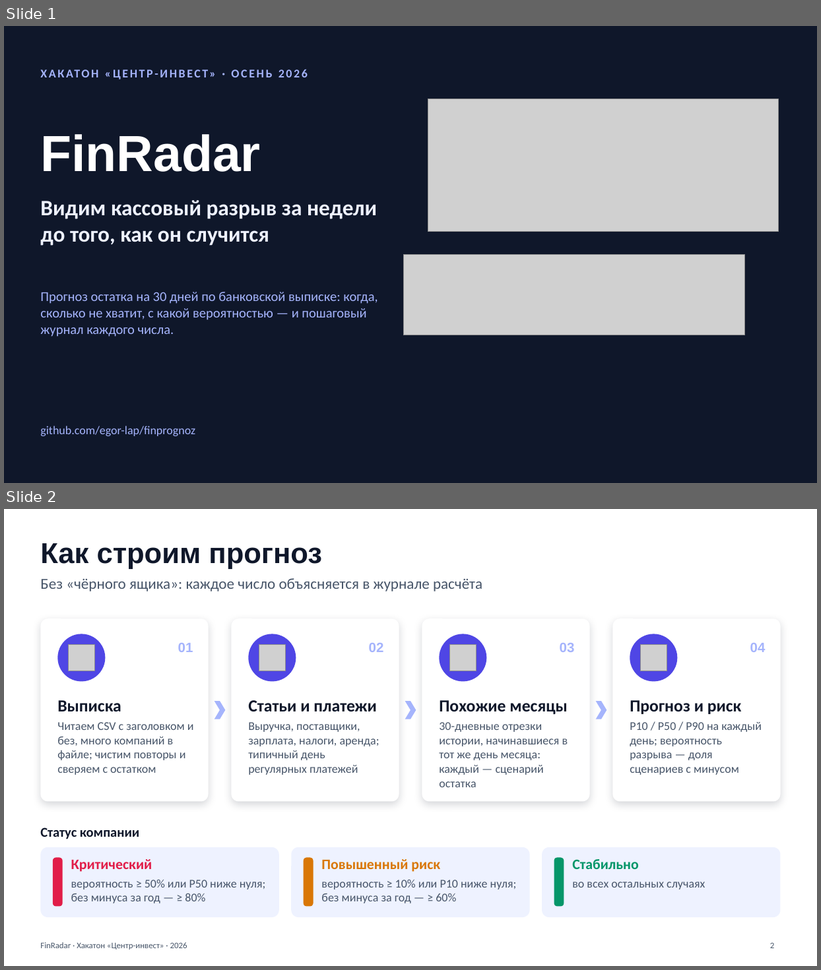
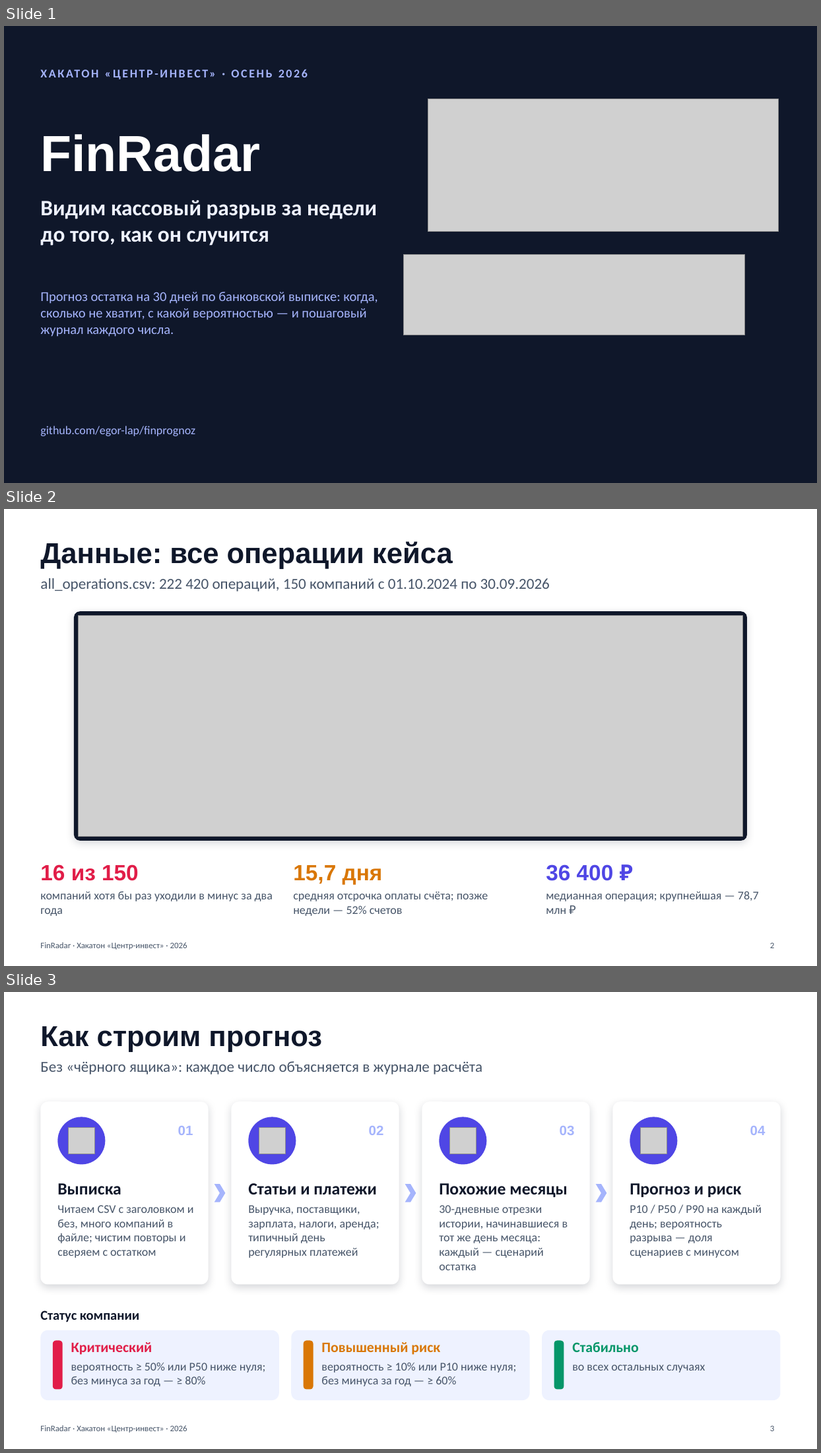
Before and after one commit to egor-lap/finprognoz, a slide deck: presentation/FinRadar.pptx. Shown one above the other, each under a label of ours: slides 1 and 2 before the commit, slides 1, 2 and 3 after it. The pictures are 821x970 and 821x1453 pixels, drawn with LibreOffice and Linux fonts; fonts in the diff are those of the drawing; grey boxes stand for pictures. Boxes give left, top, right and bottom in pixels: in the first picture for what was removed or moved away, otherwise in the second. Text is boxed around its words. In the diff, an @@ line names an element or a change of style, - is before the commit and + after.

```diff
--- a/presentation/FinRadar.pptx
+++ b/presentation/FinRadar.pptx
@@ slide 2 added at box(4, 509, 817, 966), background #FFFFFF; not listed: 1 template element that a slide beside it also shows @@
@@ title added at box(40, 541, 453, 569), 34 pt, text #0F172A, bold @@
+Данные: все операции кейса
@@ text added at box(40, 578, 550, 591), 18 pt, text #475569 @@
+all_operations.csv: 222 420 операций, 150 компаний с 01.10.2024 по 30.09.2026
@@ rounded rectangle added at box(74, 611, 748, 841), fill #0F172A @@
@@ picture added at box(79, 616, 743, 836) @@
@@ text added at box(40, 865, 139, 881), 26 pt, text #E11D48, bold @@
+16 из 150
@@ text added at box(546, 865, 614, 881), 26 pt, text #4F46E5, bold @@
+36 400 ₽
@@ text added at box(293, 865, 383, 885), 26 pt, text #D97706, bold @@
+15,7 дня
@@ text added at box(40, 892, 273, 916), 14 pt, text #475569 @@
+компаний хотя бы раз уходили в минус за два года
@@ text added at box(293, 892, 488, 916), 14 pt, text #475569 @@
+средняя отсрочка оплаты счёта; позже недели — 52% счетов
@@ text added at box(546, 891, 759, 914), 14 pt, text #475569 @@
+медианная операция; крупнейшая — 78,7 млн ₽
@@ page number added at box(770, 943, 774, 949), 10 pt, text #475569 @@
+2
@@ what was slide 2 is now slide 3 @@
@@ page number at box(770, 1426, 774, 1432): text changed @@
-2
+3
```
Also in this commit, not shown: 2 slides changed.
